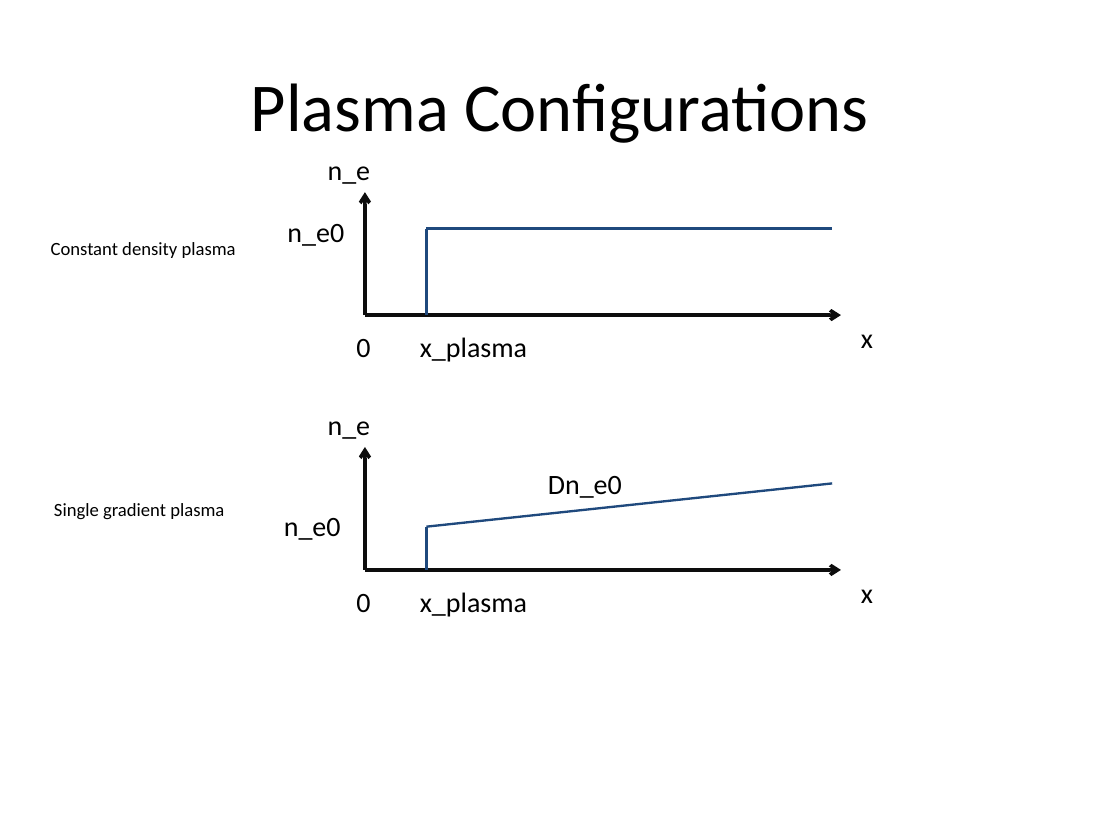
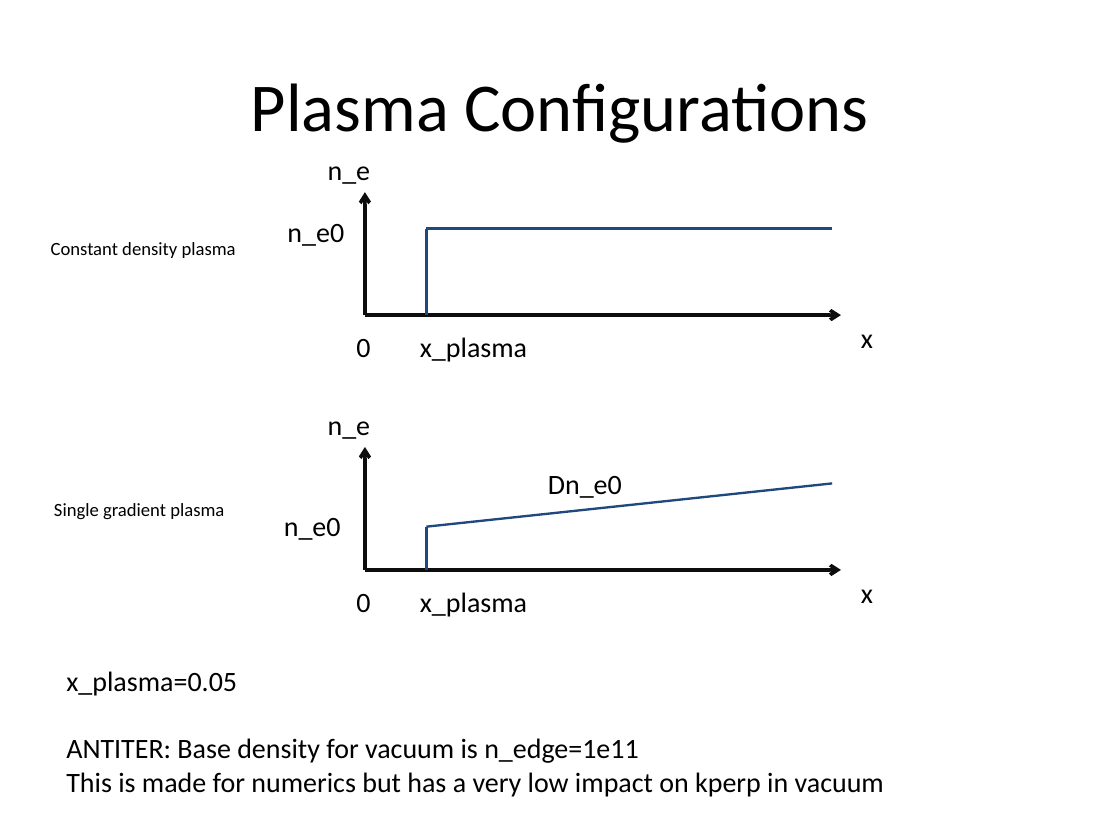
Before and after one commit to jhillairet/SOFT2018_Cold_Plasma_Modeling, a slide deck: slide 3 of Test Configurations/Test Geometries.pptx. Drawn at 1120x840 pixels with LibreOffice and Linux fonts; fonts in the diff are those of the drawing. Boxes give left, top, right and bottom in pixels: in the first picture for what was removed or moved away, otherwise in the second. Text is boxed around its words. In the diff, an @@ line names an element or a change of style, - is before the commit and + after.

Commit message:
Added the results of ANTITER for double strap case.

```diff
--- a/Test Configurations/Test Geometries.pptx
+++ b/Test Configurations/Test Geometries.pptx
@@ text added at (66, 671, 884, 797), 18 pt, text #000000 @@
+x_plasma=0.05
+ANTITER: Base density for vacuum is n_edge=1e11
+This is made for numerics but has a very low impact on kperp in vacuum
```
Also in this commit, not shown: 1 other slide changed, 10 slides added, 1 other file.
